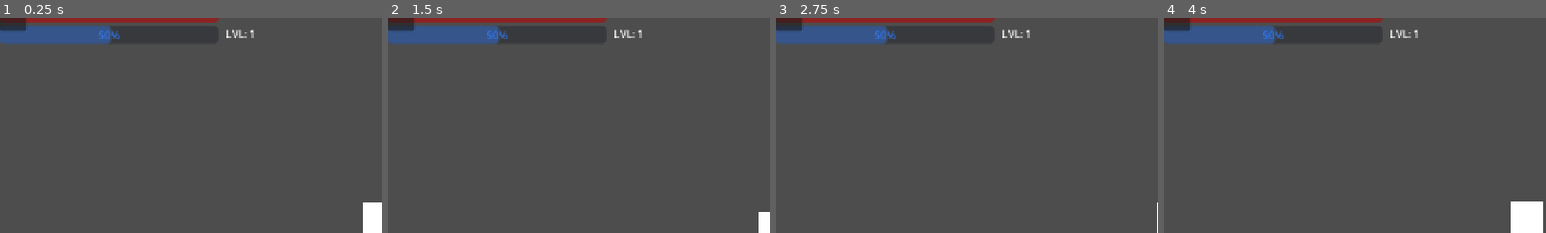
Above: before the commit, frames 1-4 (left to right).
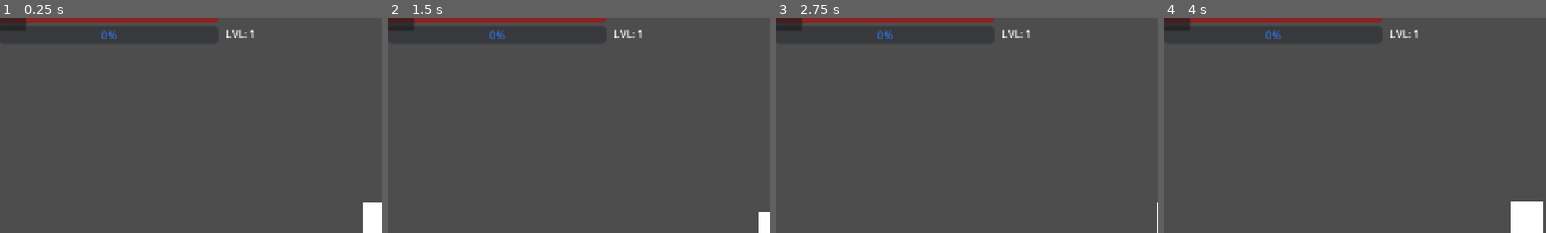
Above: after the commit, the same moments.

Repository: StickLick/Beta_Godot
Game: Godot game, scene res://Assets/Scenes/Main.tscn
Same seed, same stepped clock (60 frames per second), same inputs: the game is played once before the commit and once after it. The engine's default icon, where the game draws it, is replaced by a stand-in: a white triangle on a blue panel in a dark square.
Inputs:
- Up to frame 1 (0.25 s): no input
- Up to frame 2 (1.5 s): tap Enter at 0.5 s; hold D (move_right) 0.53-1.28 s; tap Space at 1.25 s; hold S (move_down) from 1.28 s (still down)
- Up to frame 3 (2.75 s): release S (move_down) at 2.03 s; hold D (move_right) from 2.03 s (still down)
- Up to frame 4 (4 s): release D (move_right) at 2.78 s; hold W (move_up) 2.78-3.53 s; tap Enter at 3.5 s; hold A (move_left) from 3.53 s (still down)
The pictures show only the part of the screen within x 0-50%, y 3-53%; the shares and areas given below are measured in that part.

The runs differ from the first frame. In frame 1, 2.6% of the frame differs, in the area x 0-32%, y 3-13%; in frame 2, 2.6%; in frame 3, 2.6%; in frame 4, 2.6%.

Commit message:
Zone_0.6.2

Diff:
--- a/Assets/Scenes/Player.tscn
+++ b/Assets/Scenes/Player.tscn
@@ -47,6 +47,7 @@
 collision_mask = 16
 script = ExtResource("3_hurtbox")
 health_component = NodePath("../HealthComponent")
+invulnerability_duration = 0.5
 
 [node name="CollisionShape2D" type="CollisionShape2D" parent="HurtboxComponent" unique_id=1006817211]
 shape = SubResource("RectangleShape2D_hurtbox")
--- a/scripts/camp.gd
+++ b/scripts/camp.gd
@@ -15,7 +15,6 @@
 
 func _ready() -> void:
     add_to_group("camps")
-    # ПРОВЕРЬТЕ: Сигналы должны быть подключены в инспекторе или здесь
     if not body_entered.is_connected(_on_body_entered):
         body_entered.connect(_on_body_entered)
     if not body_exited.is_connected(_on_body_exited):
@@ -36,14 +35,26 @@
     _upgrade_progress += mass_amount
     var threshold = 100.0 * current_level
 
-    # ЕСЛИ МАССА ТРАТИТСЯ, ВЫ УВИДИТЕ ЭТО:
-    print("[CAMP DEBUG] Receiving mass: ", mass_amount, " | Total: ", _upgrade_progress, "/", threshold)
-
     if _upgrade_progress >= threshold:
         _upgrade_progress = 0.0
         current_level += 1
+        print("[CAMP] LVL UP -> ", current_level)
         _apply_level_scale()
-        print("[CAMP] !!! LEVEL UP: ", current_level, " !!!")
+        _refresh_player_buffs()
+
+func _refresh_player_buffs() -> void:
+    for body in get_overlapping_bodies():
+        if body is Player and is_player_alignment():
+            body.apply_complex_camp_buffs(_calculate_buff_package())
+
+func _calculate_buff_package() -> Dictionary:
+    # Усиленные значения: на 1 уровне +20% ко всему, на 5 уровне +60%
+    return {
+        "speed": 0.2 + (current_level * 0.1),
+        "damage": 0.25 + (current_level * 0.1),
+        "stability": 0.4 + (current_level * 0.2),
+        "regen": 1.0 + (current_level * 1.5) # Очень мощный реген
+    }
 
 func _resolve_camp_conflicts(delta: float) -> void:
     var other_camps = get_tree().get_nodes_in_group("camps")
@@ -105,10 +116,13 @@
 
 func _on_body_entered(body: Node2D) -> void:
     if body is Player:
-        print("[CAMP INFO] Player entered camp area!") # ОБЯЗАТЕЛЬНО ПОЯВИТСЯ В КОНСОЛИ
         body.current_camp = self
+        if is_player_alignment():
+            print("[CAMP] Player entered union camp LVL ", current_level)
+            body.apply_complex_camp_buffs(_calculate_buff_package())
 
 func _on_body_exited(body: Node2D) -> void:
-    if body is Player and body.current_camp == self:
-        print("[CAMP INFO] Player exited camp area!")
-        body.current_camp = null
+    if body is Player:
+        if body.current_camp == self:
+            body.current_camp = null
+        body.remove_camp_buffs()
--- a/scripts/hurtbox_component.gd
+++ b/scripts/hurtbox_component.gd
@@ -3,84 +3,76 @@
 
 @export var health_component: HealthComponent
 @export var faction: String = "player"
-@export var invulnerability_duration: float = 0.5
+
+## Длительность неуязвимости после получения удара.
+## ВАЖНО: Установите 0.1 для ВРАГОВ и 0.5 для ИГРОКА в их сценах (Inspector).
+@export var invulnerability_duration: float = 0.1
 
 var _is_invulnerable: bool = false
-
 var _invulnerability_timer: Timer
 
 signal hit_received(damage: float)
-
 
 func _ready() -> void:
     monitoring = true
     monitorable = true
 
-    var parent_name: String = get_parent().name if get_parent() != null else "unknown"
+    if health_component == null:
+        var parent_name = get_parent().name if get_parent() != null else "unknown"
+        print("[HURTBOX ERROR] Hurtbox on node '" + parent_name + "' has NO HealthComponent assigned!")
 
-    if health_component == null:
-        print(
-            "[HURTBOX ERROR] Hurtbox on node '" + parent_name + "' has NO HealthComponent assigned in the Inspector!"
-        )
+    if not area_entered.is_connected(_on_area_entered):
+        area_entered.connect(_on_area_entered)
 
-    if collision_mask == 0:
-        print(
-            "[HURTBOX ERROR] Hurtbox on node '" + parent_name + "' has collision mask set to 0 (it will never detect any hitboxes)!"
-        )
-
-    area_entered.connect(_on_area_entered)
-
+    # Инициализация таймера
     _invulnerability_timer = Timer.new()
     _invulnerability_timer.one_shot = true
     _invulnerability_timer.timeout.connect(_on_invulnerability_timeout)
     add_child(_invulnerability_timer)
 
+func _on_area_entered(area: Area2D) -> void:
+    if _is_invulnerable:
+        return
 
-func _on_area_entered(area: Area2D) -> void:
-    var hitbox: HitboxComponent = area as HitboxComponent
+    var hitbox = area as HitboxComponent
     if not hitbox:
         return
 
-    if _is_invulnerable:
-        return
-
+    # Не бьем сами себя
     if hitbox.get_parent() == get_parent():
         return
 
+    # Проверка фракций
     if hitbox.faction.to_lower() == faction.to_lower():
         return
 
     _apply_damage(hitbox.damage)
 
-
 func _apply_damage(amount: float) -> void:
-    if health_component == null:
+    if health_component == null or _is_invulnerable:
         return
 
-    # 1. Set invulnerability and start timer FIRST
-    _is_invulnerable = true
-    if _invulnerability_timer and is_inside_tree():
+    # 1. Сначала включаем неуязвимость
+    if invulnerability_duration > 0:
+        _is_invulnerable = true
         _invulnerability_timer.start(invulnerability_duration)
 
-    # 2. Apply damage and emit signal second
+    # 2. Наносим урон через HealthComponent
+    # Используем call_deferred для безопасности, если это смерть
     health_component.take_damage(amount)
+
     if is_inside_tree():
         hit_received.emit(amount)
-
 
 func _on_invulnerability_timeout() -> void:
     _is_invulnerable = false
 
-    for area: Area2D in get_overlapping_areas():
-        var hitbox: HitboxComponent = area as HitboxComponent
-        if not hitbox:
-            continue
-
-        if hitbox.get_parent() == get_parent():
-            continue
-
-        if hitbox.faction.to_lower() == faction.to_lower():
-            continue
-
-        _apply_damage(hitbox.damage)
-        break
+    # Проверяем, не стоим ли мы все еще в зоне поражения врага
+    # (Например, если игрок стоит внутри врага)
+    var overlapping_areas = get_overlapping_areas()
+    for area in overlapping_areas:
+        var hitbox = area as HitboxComponent
+        if hitbox and hitbox.faction.to_lower() != faction.to_lower():
+            if hitbox.get_parent() != get_parent():
+                _apply_damage(hitbox.damage)
+                break
--- a/scripts/player.gd
+++ b/scripts/player.gd
@@ -26,6 +26,7 @@
             health_component.update_max_health(value)
             if value > old_max:
                 health_component.current_health += (value - old_max)
+        print("[STATS] Max Health updated: ", max_health)
 
 @export var radius_weapons: float = 1.0:
     set(value):
@@ -51,6 +52,15 @@
 var mass: float = 100.0
 const MAX_MASS: float = 500.0
 
+# --- СИСТЕМА БАФФОВ ЛАГЕРЯ ---
+var camp_buffs = {
+    "speed": 0.0,
+    "damage": 0.0,
+    "stability": 0.0,
+    "regen": 0.0
+}
+var _regen_timer: float = 0.0 # Для ограничения спама в лог
+
 # --- Ссылки ---
 @onready var polygon: Polygon2D = $Polygon2D
 @onready var magnet_area: Area2D = %MagnetArea
@@ -58,16 +68,15 @@
 
 # --- Состояние ---
 var current_level: int = 1
-var current_xp: int = 10
-var xp_to_next_level: int = 20
-var current_camp: Node2D = null
+var current_xp: int = 0
+var xp_to_next_level: int = 10
+var current_camp: Camp = null
 
 func _ready() -> void:
     mass = base_mass
     stability = base_stability
     add_to_group("player")
 
-    # Принудительная синхронизация при старте
     if is_instance_valid(health_component):
         health_component.update_max_health(max_health)
         health_component.health_depleted.connect(_on_death)
@@ -76,9 +85,20 @@
         magnet_area.add_to_group("player_magnet")
 
 func _physics_process(delta: float) -> void:
-    if is_instance_valid(health_component) and health_component.current_health <= 0:
-        _on_death()
-        return
+    if is_instance_valid(health_component):
+        if health_component.current_health <= 0:
+            _on_death()
+            return
+
+        # Регенерация в лагере
+        if camp_buffs.regen > 0 and health_component.current_health < max_health:
+            health_component.current_health = min(health_component.current_health + camp_buffs.regen * delta, max_health)
+
+            # Логируем реген раз в секунду
+            _regen_timer += delta
+            if _regen_timer >= 1.0:
+                print("[CAMP REGEN] Health: %.1f / %.1f" % [health_component.current_health, max_health])
+                _regen_timer = 0.0
 
     _process_zone_influences(delta)
     _move_player(delta)
@@ -87,7 +107,8 @@
 func _move_player(delta: float) -> void:
     var input_vector = Input.get_vector("move_left", "move_right", "move_up", "move_down")
     var mass_penalty = base_mass / mass
-    var current_speed = max_speed * applied_zone_speed_modifier * mass_penalty
+    var camp_speed_mod = 1.0 + camp_buffs.speed
+    var current_speed = max_speed * applied_zone_speed_modifier * camp_speed_mod * mass_penalty
 
     if input_vector != Vector2.ZERO:
         velocity = velocity.move_toward(input_vector * current_speed, acceleration * delta)
@@ -96,25 +117,49 @@
     move_and_slide()
 
 func _process_territory_interaction(delta: float) -> void:
-    # 1. Логика Лагеря
     if is_instance_valid(current_camp):
-        # Проверяем метод и принадлежность игроку
-        if current_camp.has_method("is_player_alignment") and current_camp.is_player_alignment():
-            var camp_inv = 60.0 * delta # Увеличили скорость передачи
+        if current_camp.is_player_alignment():
+            var camp_inv = 50.0 * delta
             if spend_mass(camp_inv):
                 current_camp.upgrade(camp_inv)
 
-    # 2. Логика Зоны
     active_zones = active_zones.filter(func(z): return is_instance_valid(z))
     for zone in active_zones:
-        if zone.has_method("inject_mass") and zone.get("current_state") == 2: # 2 = ACTIVE
+        if zone.has_method("inject_mass") and zone.get("current_state") == 2: # ACTIVE
             var zone_inv = 20.0 * delta
             if spend_mass(zone_inv):
                 zone.inject_mass(zone_inv)
 
+# --- Применение баффов с логированием ---
+func apply_complex_camp_buffs(buff_data: Dictionary) -> void:
+    camp_buffs.speed = buff_data.speed
+    camp_buffs.damage = buff_data.damage
+    camp_buffs.stability = buff_data.stability
+    camp_buffs.regen = buff_data.regen
+
+    print("--- [BUFF APPLIED] ---")
+    print("Speed: +%d%%" % (camp_buffs.speed * 100))
+    print("Damage: +%d%%" % (camp_buffs.damage * 100))
+    print("Stability: +%d%%" % (camp_buffs.stability * 100))
+    print("Regen: %.1f HP/s" % camp_buffs.regen)
+    print("----------------------")
+
+    modulate = Color(0.7, 0.8, 1.5) # Визуальный отклик
+
+func remove_camp_buffs() -> void:
+    if camp_buffs.speed > 0:
+        print("[BUFF] Removed all camp buffs.")
+    camp_buffs.speed = 0.0
+    camp_buffs.damage = 0.0
+    camp_buffs.stability = 0.0
+    camp_buffs.regen = 0.0
+    modulate = Color.WHITE
+
+func get_final_damage_multiplier() -> float:
+    return damage_multiplier * (1.0 + camp_buffs.damage)
+
 func spend_mass(amount: float) -> bool:
-    # Тратим только если масса больше базы
-    if mass > base_mass:
+    if mass > (base_mass + 0.1):
         var actual_spend = min(amount, mass - base_mass)
         mass -= actual_spend
         _update_visual_scale()
@@ -124,6 +169,7 @@
 func collect_mass(amount: float) -> void:
     mass = clamp(mass + amount, base_mass, MAX_MASS)
     _update_visual_scale()
+    print("[MASS] Collected. Current total: ", int(mass))
 
 func _update_visual_scale() -> void:
     var s = 1.0 + ((mass / base_mass) - 1.0) * 0.8
@@ -132,13 +178,16 @@
 func _process_zone_influences(delta: float) -> void:
     var speed_mod: float = 1.0
     active_zones = active_zones.filter(func(z): return is_instance_valid(z))
+    var camp_stability_boost = 1.0 + camp_buffs.stability
+
     for zone in active_zones:
         if zone.has_method("get_influence_factor"):
             var influence = zone.get_influence_factor(global_position)
             match zone.get("zone_type"):
                 "Acceleration": speed_mod += influence * 1.0
-                "Stabilization": stability += influence * 25.0 * delta
-                "Pressure": stability -= influence * 30.0 * delta
+                "Stabilization": stability += influence * 30.0 * delta * camp_stability_boost
+                "Pressure": stability -= (influence * 30.0 * delta) / camp_stability_boost
+
     applied_zone_speed_modifier = speed_mod
     stability = clamp(stability, 0.0, base_stability * 2.0)
 
@@ -161,6 +210,7 @@
     if area.has_method("attract"): area.attract(self)
 
 func _on_death() -> void:
+    print("[GAME] Player died. Resetting...")
     if GameManager.has_method("reset_game"): GameManager.reset_game()
     get_tree().reload_current_scene()
 
